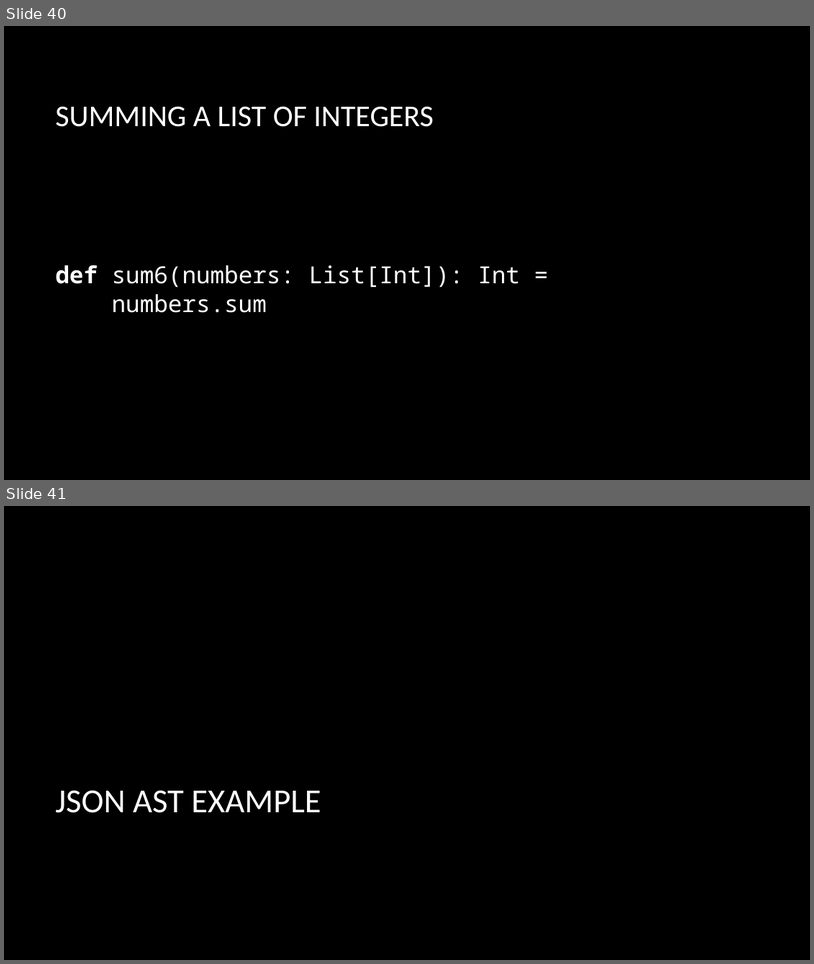
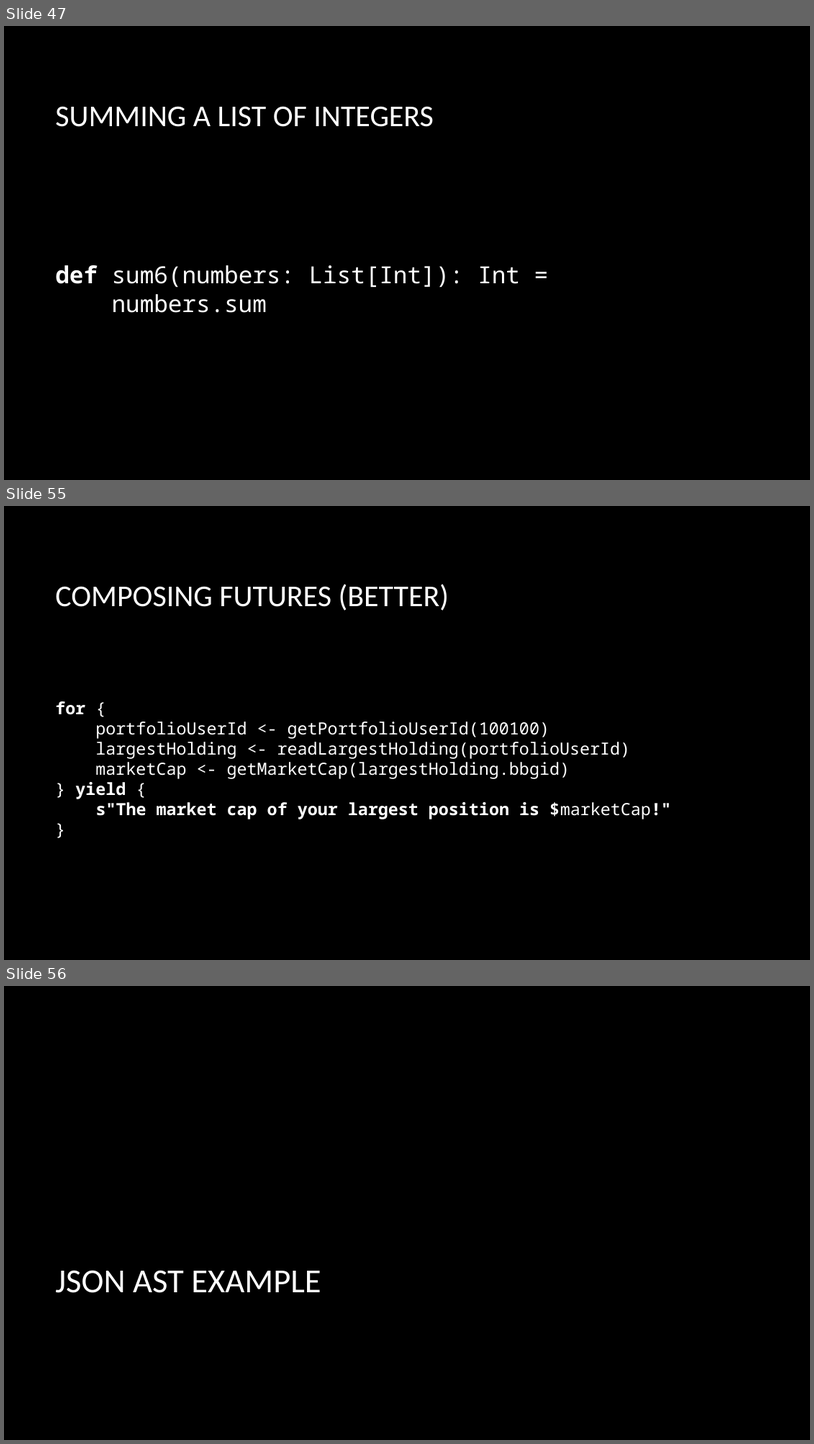
Before and after one commit to briangordon/scala-demo, a slide deck: scala-demo.pptx. Shown one above the other, each under a label of ours: slides 40 and 41 before the commit, slides 47, 55 and 56 after it; the slides between them are not shown. The pictures are 814x964 and 814x1444 pixels, drawn with LibreOffice and Linux fonts; fonts in the diff are those of the drawing; background and template pictures are left out. Boxes give left, top, right and bottom in pixels: in the first picture for what was removed or moved away, otherwise in the second. Text is boxed around its words. In the diff, an @@ line names an element or a change of style, - is before the commit and + after.

```diff
--- a/scala-demo.pptx
+++ b/scala-demo.pptx
@@ slide 55 added at (x1=4, y1=506, x2=810, y2=960), background picture (left out) @@
@@ title added at (x1=55, y1=584, x2=449, y2=610), 36 pt, text #FFFFFF @@
+COMPOSING FUTURES (BETTER)
@@ text added at (x1=55, y1=701, x2=671, y2=819), 20 pt, text #FFFFFF @@
+for {
+portfolioUserId <- getPortfolioUserId(100100)
+largestHolding <- readLargestHolding(portfolioUserId)
+marketCap <- getMarketCap(largestHolding.bbgid)
+} yield {
+s"The market cap of your largest position is $marketCap!"
+}
@@ what was slide 40 is now slide 47 @@
@@ what was slide 41 is now slide 56 @@
```
Also in this commit, not shown: 6 slides changed, 14 other slides added, 6 other files.
